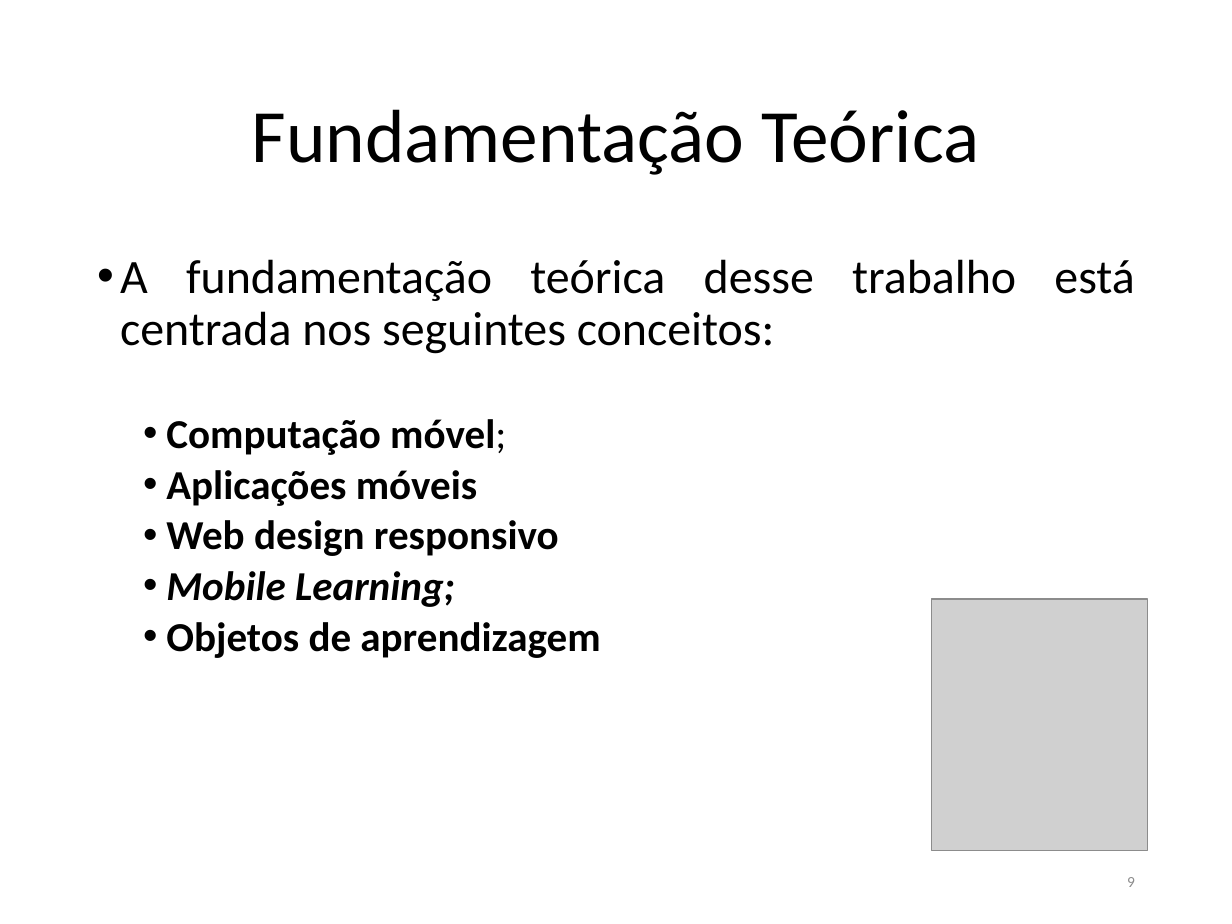
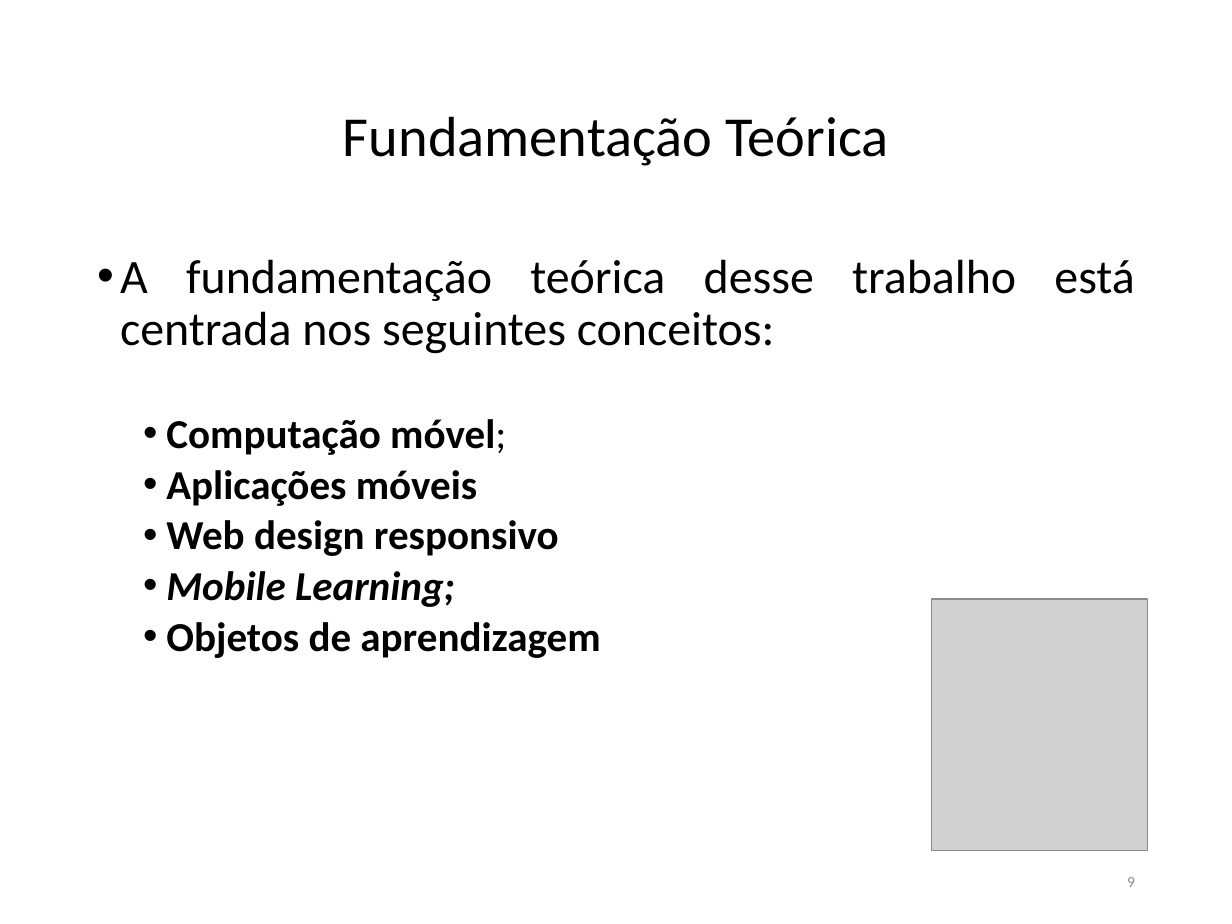
Before and after one commit to FatimaFerreiradeSousa/TCC-Mobile-Leaning, a slide deck: slide 9 of TCC - Documento/TCC II.pptx. Drawn at 1232x924 pixels with LibreOffice and Linux fonts; fonts in the diff are those of the drawing; grey boxes stand for pictures. Boxes give left, top, right and bottom in pixels: in the first picture for what was removed or moved away, otherwise in the second. Text is boxed around its words. In the diff, an @@ line names an element or a change of style, - is before the commit and + after.

```diff
--- a/TCC - Documento/TCC II.pptx
+++ b/TCC - Documento/TCC II.pptx
@@ title "Fundamentação Teórica" at (343,116,888,166): size 44 to 33 pt @@
```
Also in this commit, not shown: 18 other slides changed.
